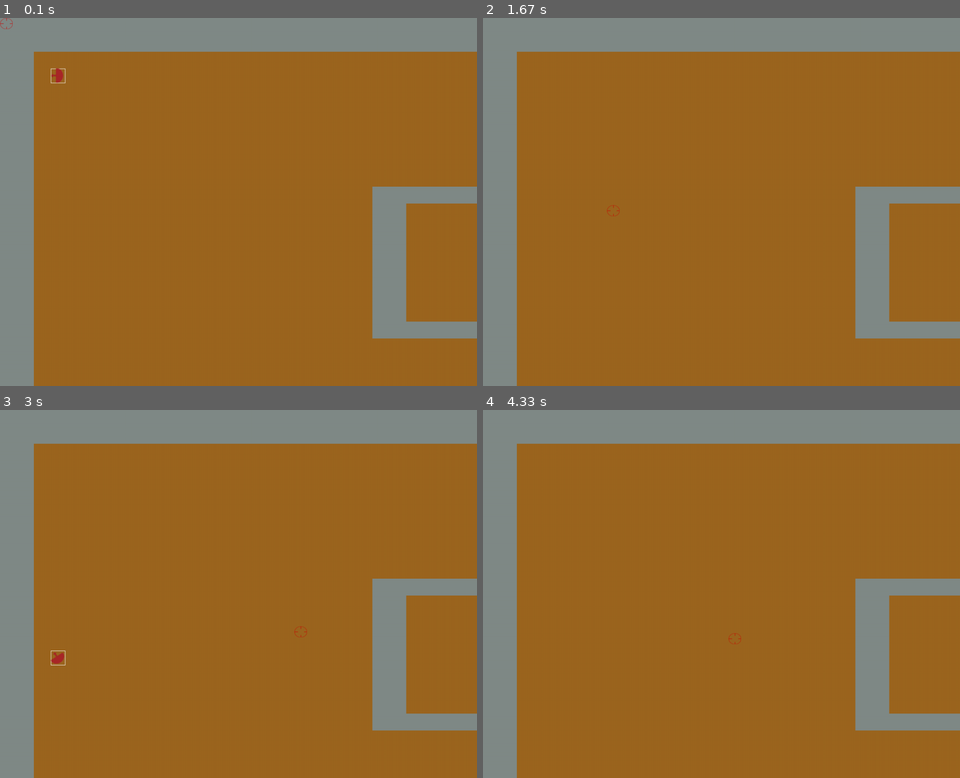
Above: before the commit, frames 1-4 (two rows, left to right).
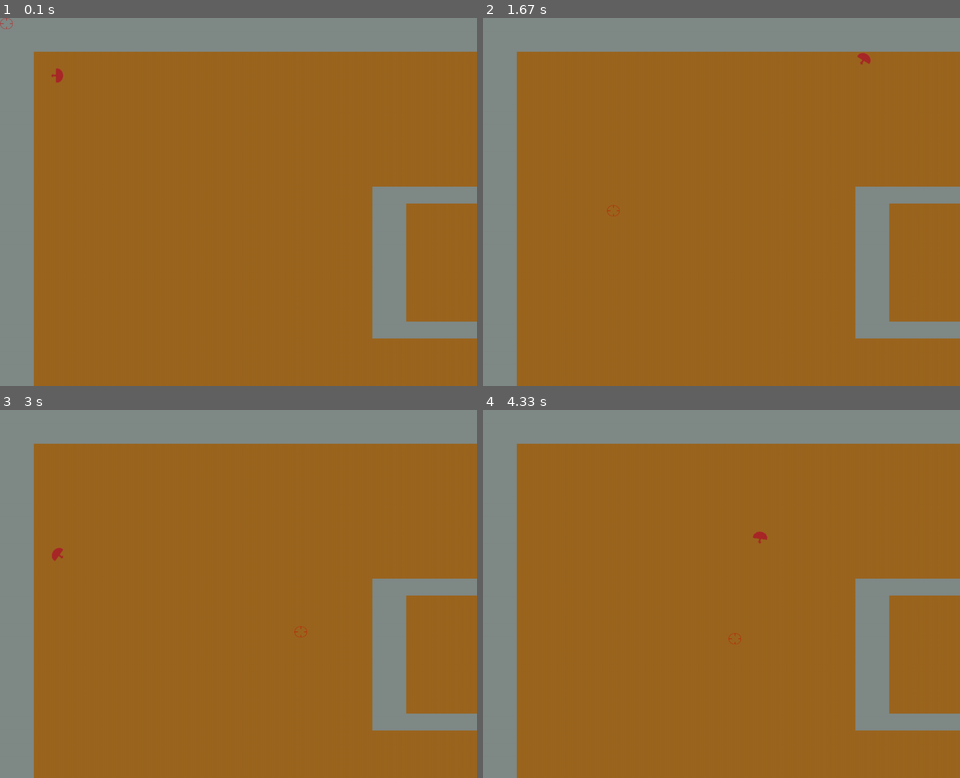
Above: after the commit, the same moments.

Repository: Exodus111/Infinite-Adventure
Game: pygame game, started from Inf_Adv.py
Same seed, same stepped clock (60 frames per second), same inputs: the game is played once before the commit and once after it. The source is Python 2; it was converted automatically to run under Python 3.
Inputs (mouse positions are in pixels of both pictures, inside the frame that each line leads up to):
- Up to frame 1 (0.1 s): no input
- Up to frame 2 (1.67 s): hold Right 0.33-0.8 s; move the mouse to (702, 216) at 0.37 s; hold Up 0.83-1.13 s; move the mouse to (874, 190) at 0.87 s; hold Right 1.17-1.63 s; move the mouse to (607, 205) at 1.2 s
- Up to frame 3 (3 s): hold Left 1.67-2.2 s; move the mouse to (90, 538) at 1.7 s; hold Down 2.23-2.53 s; move the mouse to (310, 465) at 2.27 s; hold Left 2.57-2.97 s; move the mouse to (295, 627) at 2.6 s
- Up to frame 4 (4.33 s): hold Up 3-3.37 s; move the mouse to (731, 468) at 3.03 s; hold Right 3.4-4.03 s; move the mouse to (549, 582) at 3.43 s; hold Down from 4.07 s (still down); move the mouse to (726, 634) at 4.1 s

The runs differ from the first frame. In frame 1, less than 0.1% of the frame differs, in the area x 10-14%, y 13-18%; in frame 2, less than 0.1%; in frame 3, 0.1%, in the area x 10-14%, y 37-70%; in frame 4, less than 0.1%.

Commit message:
Added annotations.

Diff:
--- a/Inf_Adv.py
+++ b/Inf_Adv.py
@@ -1,6 +1,9 @@
 #!/usr/bin/env Python
 '''
 Created on Dec 29, 2012
+
+This is the game file, this is where the actual game code will be stored.
+At this moment this is my experiment file, and a lot of what I do here I'll push into the Game's "engine" file once I polish them.
 
 @author: aurelio
 '''
@@ -8,37 +11,44 @@
 from pygame.locals import *
 from Mainloop import *
 
+# This is the main class of the game, it inherits from the "engine" class, the __init__ method loads most of the game assets.
 class Game(GameState):
     def __init__(self):
+        # First I load my chosen screen size and use it to override the default one, while initializing the engine.
         self.w = 1240
         self.h = 960
-        self.level_size = (3200, 3200)
         GameState.__init__(self, size=(self.w, self.h), fill=(255, 255, 255))
 
-
+        # Some colors, these will change.
         self.brickColor = (156, 102, 31)
         self.coldgreyColor = (128, 138, 135)
         self.yellowColor = (255, 255, 0)
 
-
+        # Setting up some class variables for the game map, (background surface).
+        self.level_size = (3200, 3200)
         self.background = pygame.Surface(self.level_size)
         self.bx_pos, self.by_pos = (0, 0)
         self.cp = (0,0)
-
         self.background.fill(self.brickColor)
-        print self.screen.get_size()
+        # Then I load the first lvl from the external file.
+        # And call the map creation method from the engine.
         level1 = [line.strip() for line in open('level_1.txt')]
         self.walls, self.end_rect, self.space = self.draw_map(level1, 44, 44)
 
+        # Here we quickly set up an image file for the mouse cursor (making sure to convert it and keep transparency)
         self.mouse_image = pygame.image.load("Red_Sights.png").convert_alpha()
         self.mouse_pos = (0, 0)
 
+        # Here I load up the player, and the variables necesary for movement and rotation.
         self.player_rect = pygame.Rect(132, 132, 38, 38)
         self.player_image = pygame.image.load("Arrow_cursor.png").convert_alpha()
         self.player_moveUp, self.player_moveLeft, self.player_moveDown, self.player_moveRight = False, False, False, False
         self.player_rot = 90
 
 
+        # Im are using two surfaces, one for the screen and one for the map (so I can scroll the game)
+        # So I needed a method to find the location of an object on the surface to screen.
+        # px, py are coords for the object on the surface, and mx, my are the coords for the surface location on the screen.
     def find_player(self, px, py, mx, my):
 
         if mx >= 0:
@@ -53,14 +63,13 @@
         return (player_x, player_y)
 
 
-
-
-
+    # the update method. This one is called in the game_loop (from the engine) but it must be run in this file.
     def update(self):
 
+        # Here I find the player location on the screen. (since the player is actually moving around on the background surface)
         self.cp = self.find_player(self.player_rect.x, self.player_rect.y, self.bx_pos, self.by_pos)
 
-
+        # Movement for the player.
         if self.player_moveUp == True:
             self.player_rect.y -= 15
             self.collision(self.walls, self.player_rect, "UP")
@@ -74,48 +83,46 @@
             self.player_rect.x += 15
             self.collision(self.walls, self.player_rect, "RIGHT")
 
+        # This method call ensures the player image does not deform under rotation
+        # IMPORTANT: the player image MUST be a square (equal sides).
         self.playerimg = self.rotate_image(self.player_image, (self.player_rot + 90))
 
+        # Here we scroll the map using the mouse pointer.
         if self.mouse_pos[0] >= (self.w - (self.w /8)):
             if (self.bx_pos + self.level_size[0])  != self.w:
-                #if self.bx_pos < self.player_rect.x:
                 self.bx_pos = self.bx_pos - 50
         elif self.mouse_pos[0] <= (self.w /8):
             if self.bx_pos  != 0:
-                #if (self.bx_pos + self.level_size[0]) > self.player_rect.x:
                 self.bx_pos = self.bx_pos + 50
         elif self.mouse_pos[1] >= (self.h - (self.h /8)):
             if (self.by_pos + self.level_size[1])  != self.h:
-                #if self.by_pos > self.player_rect.y:
                 self.by_pos = self.by_pos - 50
         elif self.mouse_pos[1] <= (self.w /8):
             if (self.by_pos)  != 0:
-                #if (self.by_pos + self.level_size[1]) > self.player_rect.y:
                 self.by_pos = self.by_pos + 50
 
-
-
-
+    # The draw function. This is where things are actually drawn to screen.
+    # Its called in the engines mainloop, but must be run in this file.
     def draw(self):
+        # Here we blit background surface to the screen.
         self.screen.blit(self.background, (self.bx_pos, self.by_pos))
 
+        # Here we draw the map onto the background surface.
         for floor in self.space:
             pygame.draw.rect(self.background, (self.brickColor), floor)
-
-
         for wall in self.walls:
             pygame.draw.rect(self.background, (self.coldgreyColor), wall)
-
-
         pygame.draw.rect(self.background, (self.yellowColor), self.end_rect)
 
-        pygame.draw.rect(self.background, (255, 255, 255,), self.player_rect, 1)
+        # Here we draw the player, and the player image to the background.
+        pygame.draw.rect(self.background, (255, 255, 255,), self.player_rect, -1)
         self.background.blit(self.playerimg, ((self.player_rect.x -3), (self.player_rect.y -3)))
 
+        # Here we draw the mouse pointer image to the screen (NOT the background)
         self.screen.blit(self.mouse_image, self.mouse_pos)
 
 
-
+    # An event method giving us all key down presses.
     def key_down(self, key):
         if key in (K_w, K_UP):
             self.player_moveUp = True
@@ -128,9 +135,7 @@
         if key == K_ESCAPE:
             pygame.quit()
 
-
-
-
+    # An event method giving us all key up presses.
     def key_up(self, key):
         if key in (K_w, K_UP):
             self.player_moveUp = False
@@ -141,19 +146,23 @@
         if key in (K_d, K_RIGHT):
             self.player_moveRight = False
 
+    # Two event Methods for the mouse keys (down and up). buttons are 1=left , 2=middle, 3=right.
     def mouse_down(self, button, pos):
         pass
 
     def mouse_up(self, button, pos):
         pass
 
+    # Event method for mouse motion.
     def mouse_motion(self, buttons, pos, rel):
         self.mouse_pos = pos
+
+        # Here we call the method to rotate the mouse.
         self.player_rot = self.rotate((self.cp[0], self.cp[1]), self.mouse_pos)
 
 
 
 
-
+# This runs the game once we run this file. The number is fps.
 s = Game()
-s.main_loop(120)
+s.main_loop(60)
